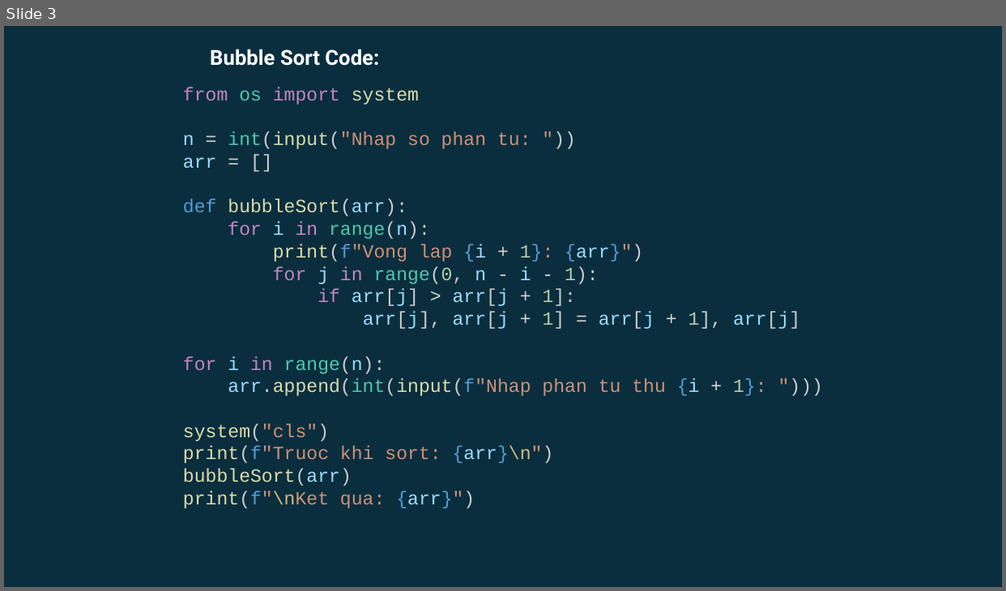
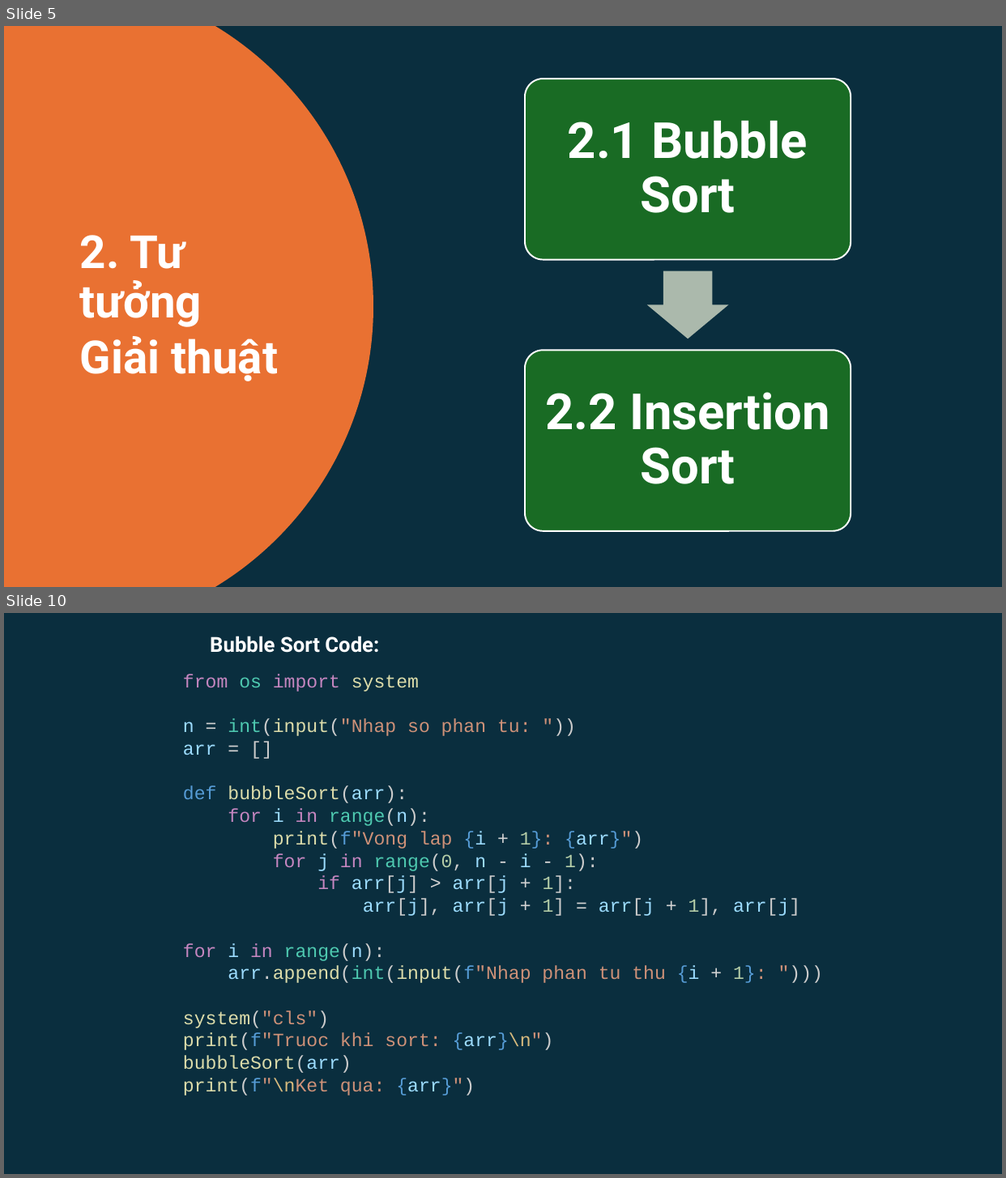
Before and after one commit to ngotuanviet/BTLDSA, a slide deck: ThuyetTrinh/SlideThuyetTrinh.pptx. Shown one above the other, each under a label of ours: slide 3 before the commit, slides 5 and 10 after it; the slides between them are not shown. The pictures are 1006x591 and 1006x1178 pixels, drawn with LibreOffice and Linux fonts; fonts in the diff are those of the drawing. Boxes give left, top, right and bottom in pixels: in the first picture for what was removed or moved away, otherwise in the second. Text is boxed around its words. In the diff, an @@ line names an element or a change of style, - is before the commit and + after.

```diff
--- a/ThuyetTrinh/SlideThuyetTrinh.pptx
+++ b/ThuyetTrinh/SlideThuyetTrinh.pptx
@@ slide 5 added at (x1=4, y1=26, x2=1002, y2=587), background #0A2E3E @@
@@ freeform shape added at (x1=4, y1=26, x2=373, y2=587), fill #E97132 @@
@@ text added at (x1=80, y1=235, x2=279, y2=382), 44 pt, text #FFFFFF, bold @@
+2. Tư tưởng
+Giải thuật
@@ group added at (x1=525, y1=79, x2=850, y2=531): 2 rounded rectangles, 2 texts, 1 right arrow @@
+2.1 Bubble Sort
+2.2 Insertion Sort
@@ what was slide 3 is now slide 10 @@
```
Also in this commit, not shown: 1 slide changed, 80 other slides added, 1 slide removed.
